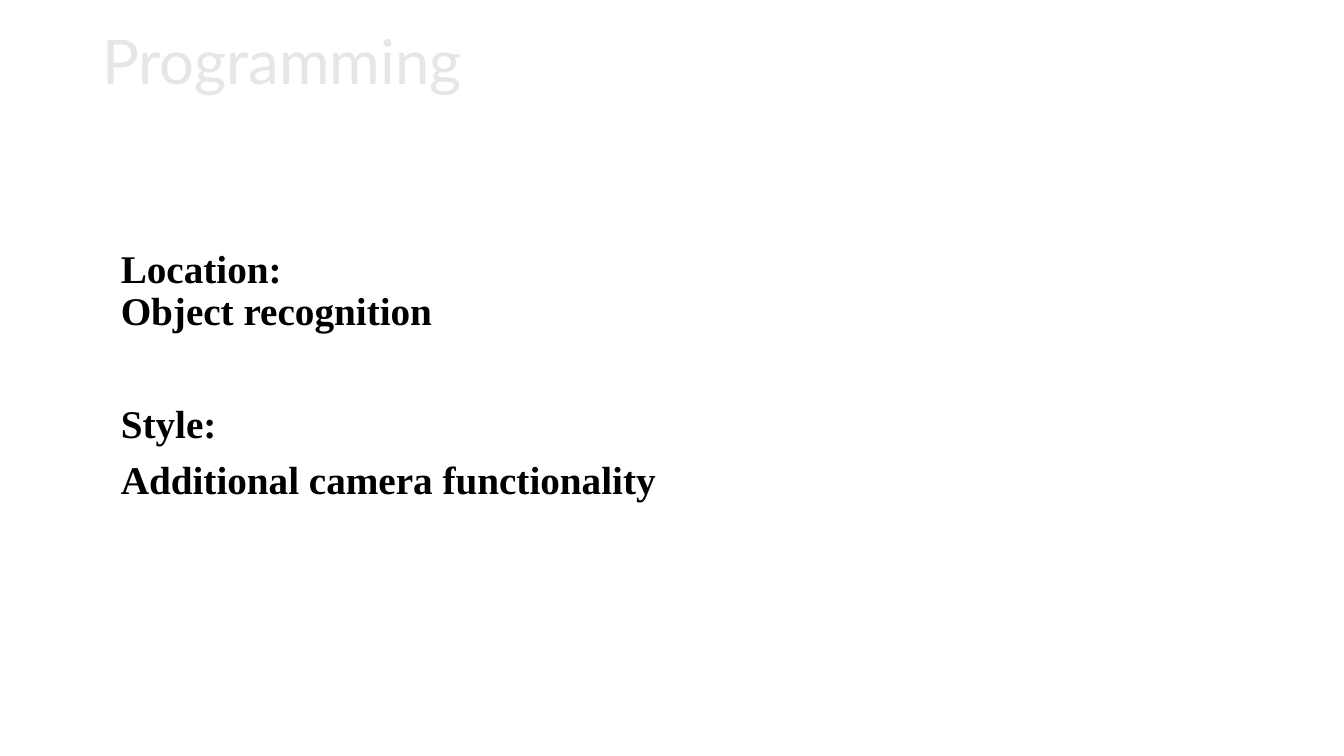
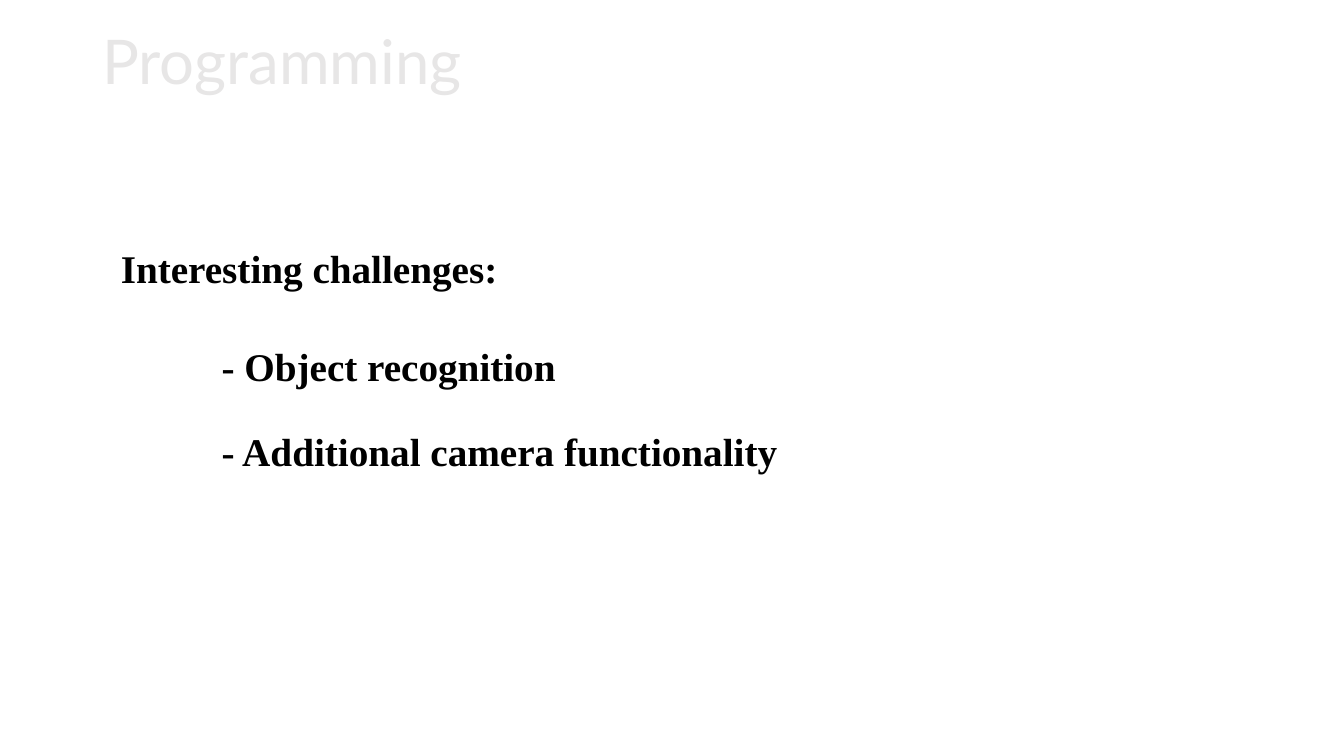
Before and after one commit to RoofTurkey/SGD15, a slide deck: slide 7 of BUSINESS/Completion_Presentation_V1.0.pptx (slide 8 before the commit). Drawn at 1344x756 pixels with LibreOffice and Linux fonts; fonts in the diff are those of the drawing; background and template pictures are left out. Boxes give left, top, right and bottom in pixels: in the first picture for what was removed or moved away, otherwise in the second. Text is boxed around its words. In the diff, an @@ line names an element or a change of style, - is before the commit and + after.

```diff
--- a/BUSINESS/Completion_Presentation_V1.0.pptx
+++ b/BUSINESS/Completion_Presentation_V1.0.pptx
@@ text at (121,255,777,474): text changed @@
-Location:
-Object recognition
-Style:
-Additional camera functionality
+Interesting challenges:
+- Object recognition
+- Additional camera functionality
```
Also in this commit, not shown: 6 other slides changed, 1 slide added, 3 slides removed.
